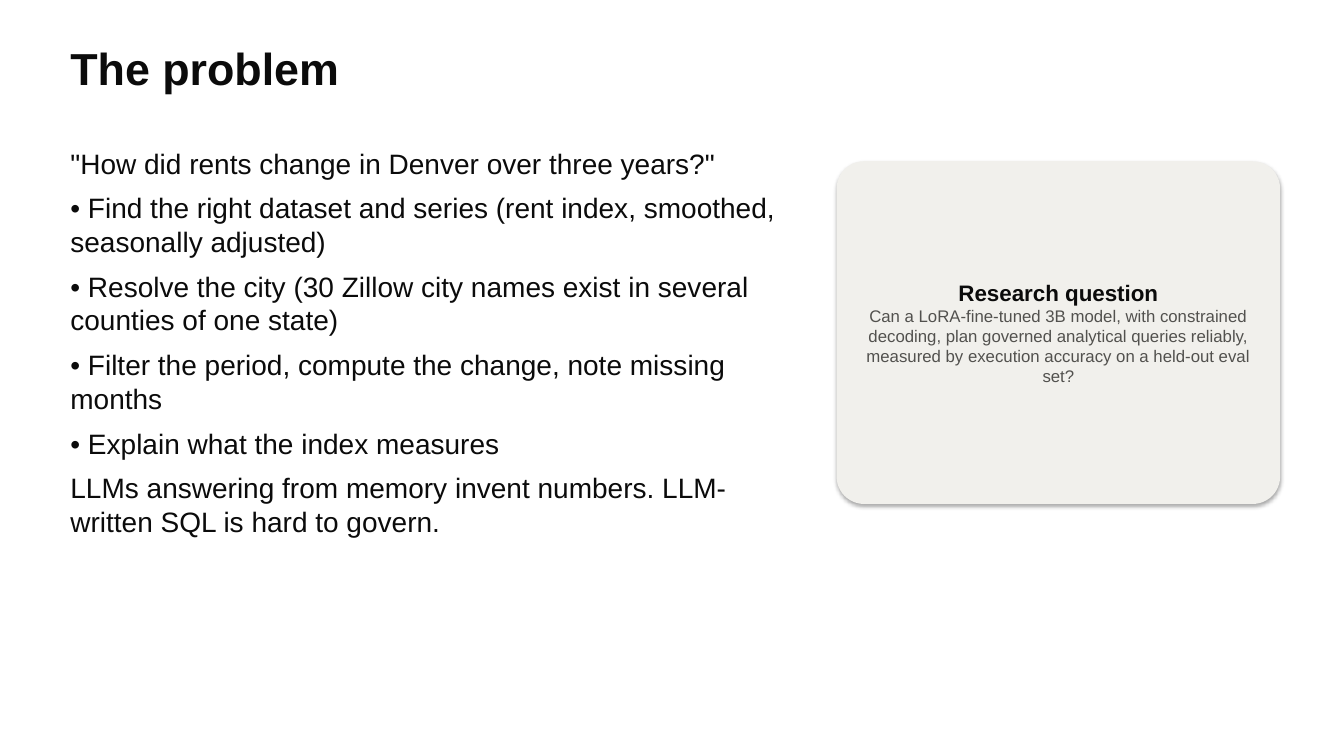
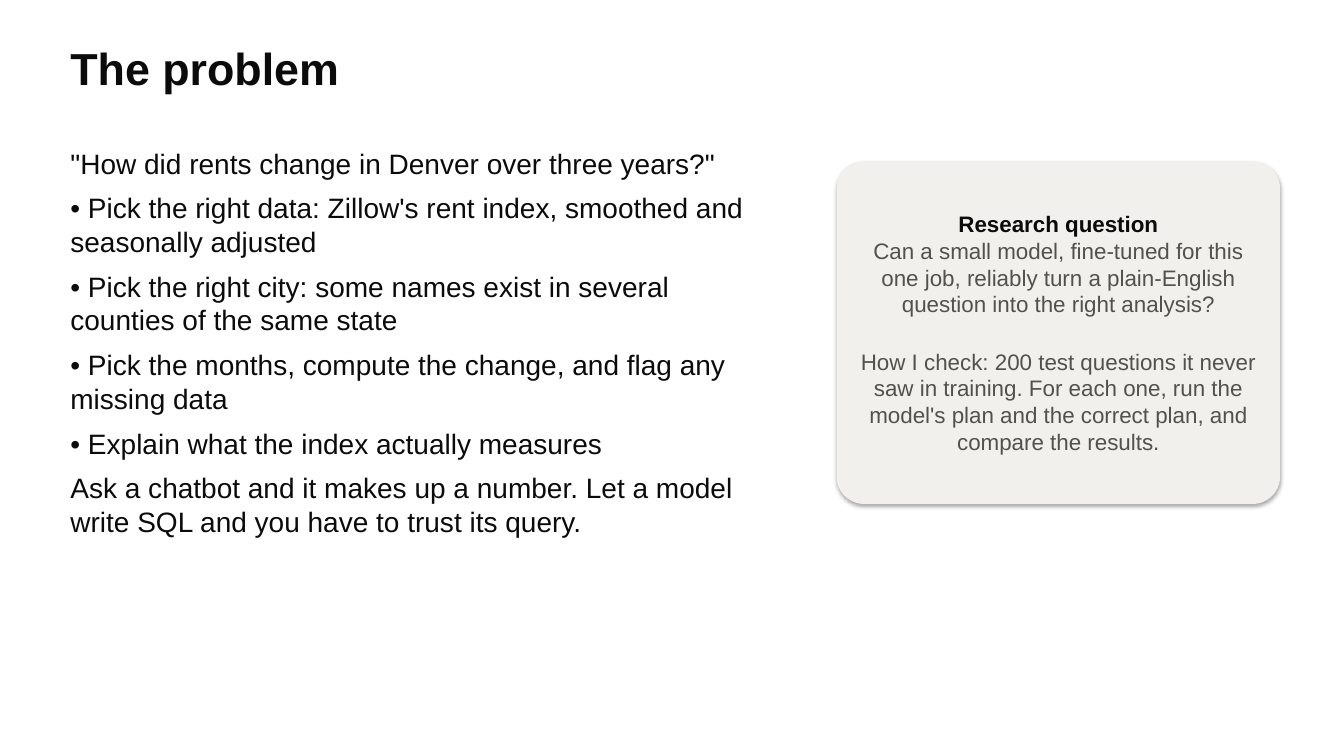
Before and after one commit to weimiao67/llm-class-final, a slide deck: slide 3 of docs/slides/housing-analyst.pptx (slide 2 before the commit). Drawn at 1344x756 pixels with LibreOffice and Linux fonts; fonts in the diff are those of the drawing. Boxes give left, top, right and bottom in pixels: in the first picture for what was removed or moved away, otherwise in the second. Text is boxed around its words. In the diff, an @@ line names an element or a change of style, - is before the commit and + after.

```diff
--- a/docs/slides/housing-analyst.pptx
+++ b/docs/slides/housing-analyst.pptx
@@ text at [70,197,743,537]: text changed @@
-• Find the right dataset and series (rent index, smoothed, seasonally adjusted)
-• Resolve the city (30 Zillow city names exist in several counties of one state)
-• Filter the period, compute the change, note missing months
-• Explain what the index measures
-LLMs answering from memory invent numbers. LLM-written SQL is hard to govern.
+• Pick the right data: Zillow's rent index, smoothed and seasonally adjusted
+• Pick the right city: some names exist in several counties of the same state
+• Pick the months, compute the change, and flag any missing data
+• Explain what the index actually measures
+Ask a chatbot and it makes up a number. Let a model write SQL and you have to trust its query.
@@ text in rounded rectangle at [861,243,1256,455]: text changed; size 12 to 16 pt @@
-Can a LoRA-fine-tuned 3B model, with constrained decoding, plan governed analytical queries reliably, measured by execution accuracy on a held-out eval set?
+Can a small model, fine-tuned for this one job, reliably turn a plain-English question into the right analysis?
+How I check: 200 test questions it never saw in training. For each one, run the model's plan and the correct plan, and compare the results.
```
Also in this commit, not shown: 13 other slides changed, 1 slide added, 4 other files.
